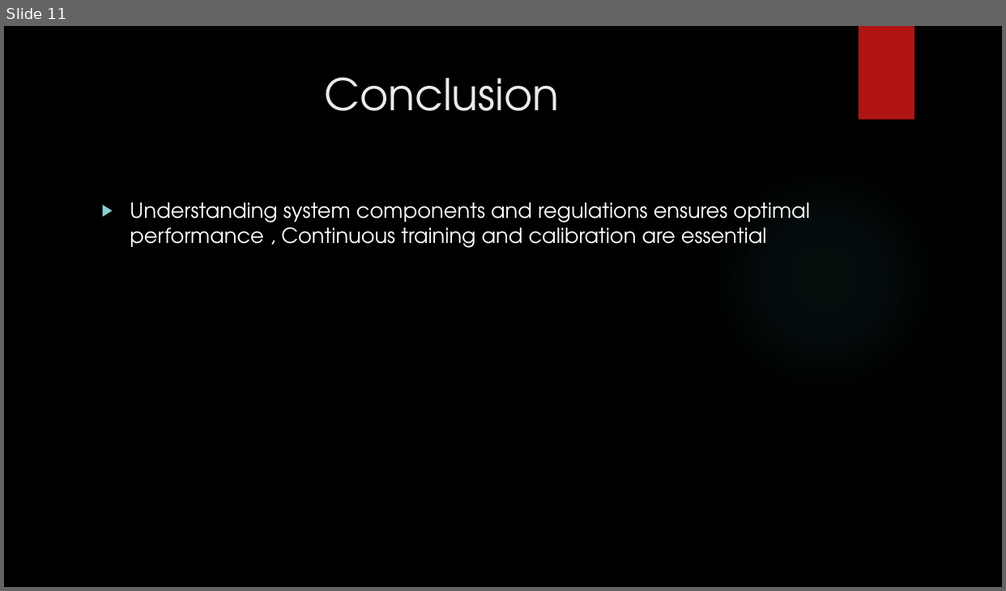
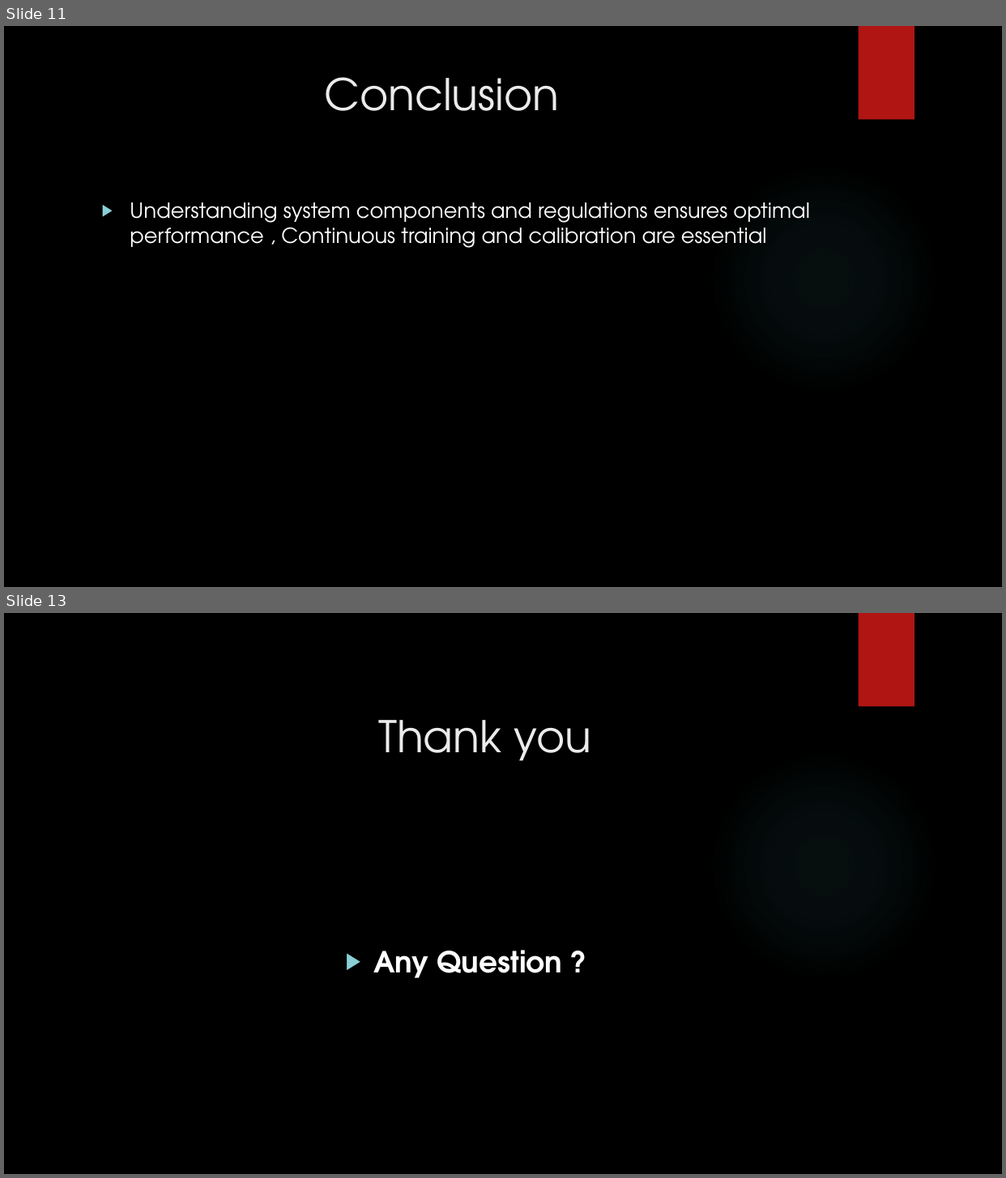
Before and after one commit to AwabEEE/dental-radiography, a slide deck: Awab BMD V2.pptx. Shown one above the other, each under a label of ours: slide 11 before the commit, slides 11 and 13 after it; the slides between them are not shown. The pictures are 1006x591 and 1006x1178 pixels, drawn with LibreOffice and Linux fonts; fonts in the diff are those of the drawing; background and template pictures are left out. Boxes give left, top, right and bottom in pixels: in the first picture for what was removed or moved away, otherwise in the second. Text is boxed around its words. In the diff, an @@ line names an element or a change of style, - is before the commit and + after.

```diff
--- a/Awab BMD V2.pptx
+++ b/Awab BMD V2.pptx
@@ slide 13 added at [4, 613, 1002, 1174], background picture (left out); not listed: 2 template elements that a slide beside it also shows @@
@@ title added at [378, 720, 592, 761], 42 pt, text #EBEBEB @@
+Thank you
@@ text added at [373, 950, 563, 978], 28 pt, text #FFFFFF, bold @@
+▶ Any Question ?
```
Also in this commit, not shown: 6 slides changed, 1 other slide added.
